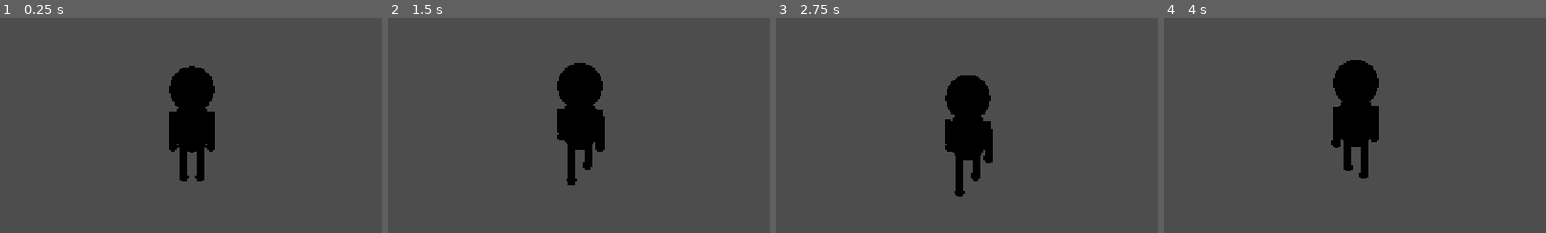
Above: before the commit, frames 1-4 (left to right).
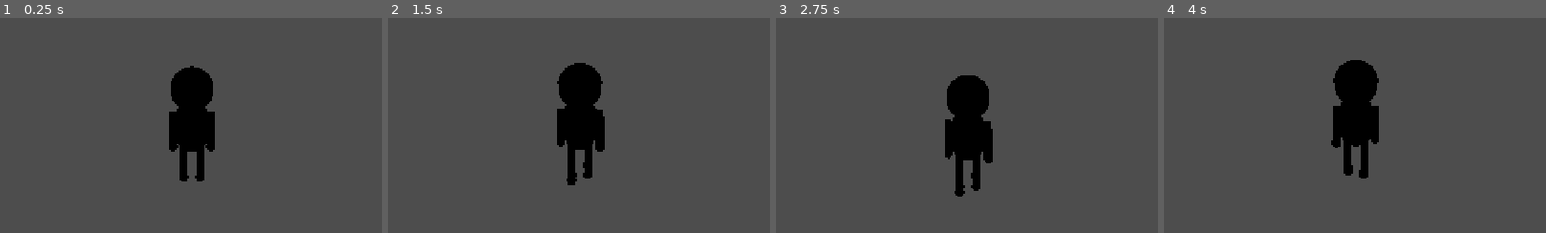
Above: after the commit, the same moments.

Repository: manojoffl-git/chaos-island-build
Game: Godot game, scene res://scenes/Player.tscn
Two runs of this game, one before a commit and one after it. Both use one fixed random seed, a clock stepped at 60 frames per second and the inputs below. This scene is started directly instead of the project's main scene.
Inputs (mouse positions are % of the whole screen's width and height, from its top left):
- Up to frame 1 (0.25 s): no input
- Up to frame 2 (1.5 s): tap Enter at 0.5 s; move the mouse to (55, 50) at 0.52 s; hold W (move_forward) from 0.53 s (still down); tap E (grab) at 0.6 s; click (55, 50) at 0.67 s; tap Space (jump) at 0.77 s; move the mouse to (45, 50) at 1.27 s; tap R (throw) at 1.35 s
- Up to frame 3 (2.75 s): keep holding W (move_forward); tap Space (jump) at 1.52 s; move the mouse to (52, 48) at 2.02 s; tap F at 2.1 s
- Up to frame 4 (4 s): keep holding W (move_forward); move the mouse to (49, 52) at 2.77 s; tap E (grab) at 2.85 s; click (49, 52) at 2.92 s; tap Space (jump) at 3.02, 3.77 s; move the mouse to (57, 51) at 3.52 s; tap R (throw) at 3.6 s
The pictures show only the part of the screen within x 25-75%, y 23-73%; the shares and areas given below are measured in that part.

The runs differ from the first frame. In frame 1, less than 0.1% of the frame differs, in the area x 44-57%, y 22-63%; in frame 2, 0.2%; in frame 3, 0.2%, in the area x 44-57%, y 36-81%; in frame 4, 0.1%.

Commit message:
Complete permanent player mesh hierarchy

Diff:
--- a/scenes/Player.tscn
+++ b/scenes/Player.tscn
@@ -7,9 +7,38 @@
 [sub_resource type="CapsuleMesh" id="B"]
 radius = 0.55
 height = 1.65
+radial_segments = 12
+rings = 4
 [sub_resource type="SphereMesh" id="H"]
 radius = 0.68
 height = 1.36
+radial_segments = 16
+rings = 8
+[sub_resource type="SphereMesh" id="E"]
+radius = 0.09
+height = 0.18
+radial_segments = 10
+rings = 5
+[sub_resource type="SphereMesh" id="K"]
+radius = 0.16
+height = 0.32
+radial_segments = 10
+rings = 5
+[sub_resource type="CylinderMesh" id="A"]
+top_radius = 0.12
+bottom_radius = 0.13
+height = 1.15
+radial_segments = 10
+[sub_resource type="CylinderMesh" id="L"]
+top_radius = 0.13
+bottom_radius = 0.14
+height = 1.15
+radial_segments = 10
+[sub_resource type="SphereMesh" id="F"]
+radius = 0.16
+height = 0.32
+radial_segments = 10
+rings = 5
 [node name="Player" type="CharacterBody3D"]
 script = ExtResource("1")
 [node name="Collision" type="CollisionShape3D" parent="."]
@@ -22,6 +51,48 @@
 [node name="Head" type="MeshInstance3D" parent="CharacterVisual"]
 mesh = SubResource("H")
 position = Vector3(0, 2.45, 0)
+[node name="LeftEye" type="MeshInstance3D" parent="CharacterVisual/Head"]
+mesh = SubResource("E")
+position = Vector3(-0.23, 0.1, -0.6)
+[node name="RightEye" type="MeshInstance3D" parent="CharacterVisual/Head"]
+mesh = SubResource("E")
+position = Vector3(0.23, 0.1, -0.6)
+[node name="Beak" type="MeshInstance3D" parent="CharacterVisual/Head"]
+mesh = SubResource("K")
+position = Vector3(0, -0.08, -0.68)
+scale = Vector3(1.35, 0.65, 1)
+[node name="LeftArm" type="Node3D" parent="CharacterVisual"]
+position = Vector3(-0.62, 1.72, 0)
+[node name="Mesh" type="MeshInstance3D" parent="CharacterVisual/LeftArm"]
+mesh = SubResource("A")
+position = Vector3(0, -0.575, 0)
+[node name="Hand" type="MeshInstance3D" parent="CharacterVisual/LeftArm"]
+mesh = SubResource("E")
+position = Vector3(0, -1.15, 0)
+[node name="RightArm" type="Node3D" parent="CharacterVisual"]
+position = Vector3(0.62, 1.72, 0)
+[node name="Mesh" type="MeshInstance3D" parent="CharacterVisual/RightArm"]
+mesh = SubResource("A")
+position = Vector3(0, -0.575, 0)
+[node name="Hand" type="MeshInstance3D" parent="CharacterVisual/RightArm"]
+mesh = SubResource("E")
+position = Vector3(0, -1.15, 0)
+[node name="LeftLeg" type="Node3D" parent="CharacterVisual"]
+position = Vector3(-0.27, 0.55, 0)
+[node name="Mesh" type="MeshInstance3D" parent="CharacterVisual/LeftLeg"]
+mesh = SubResource("L")
+position = Vector3(0, -0.575, 0)
+[node name="Foot" type="MeshInstance3D" parent="CharacterVisual/LeftLeg"]
+mesh = SubResource("F")
+position = Vector3(0, -1.16, -0.12)
+[node name="RightLeg" type="Node3D" parent="CharacterVisual"]
+position = Vector3(0.27, 0.55, 0)
+[node name="Mesh" type="MeshInstance3D" parent="CharacterVisual/RightLeg"]
+mesh = SubResource("L")
+position = Vector3(0, -0.575, 0)
+[node name="Foot" type="MeshInstance3D" parent="CharacterVisual/RightLeg"]
+mesh = SubResource("F")
+position = Vector3(0, -1.16, -0.12)
 [node name="Camera" type="Camera3D" parent="."]
 position = Vector3(0, 4, 8.5)
 rotation_degrees = Vector3(-19, 0, 0)
Not shown: 1 places in scenes/Player.tscn that only renumber resources
